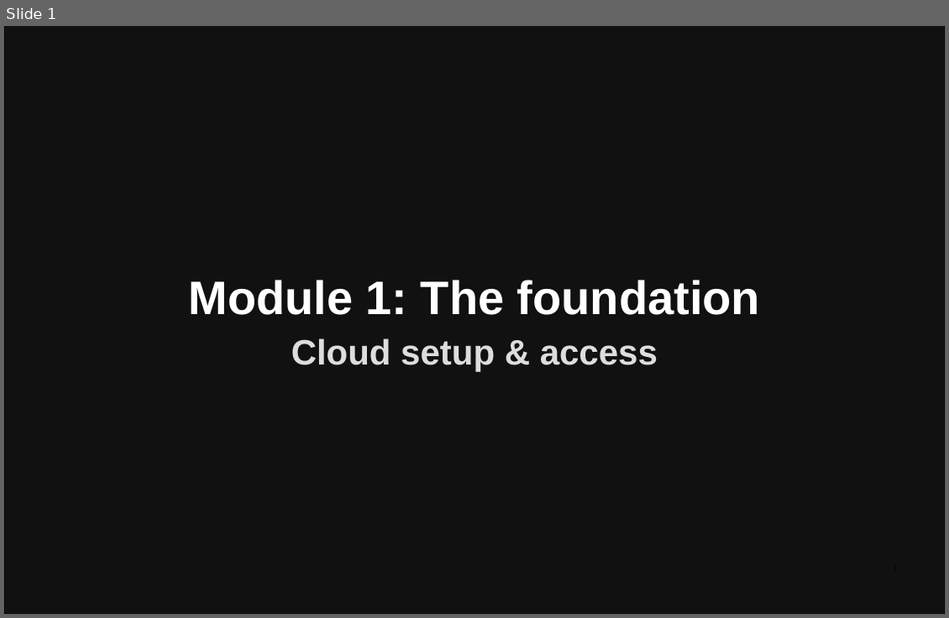
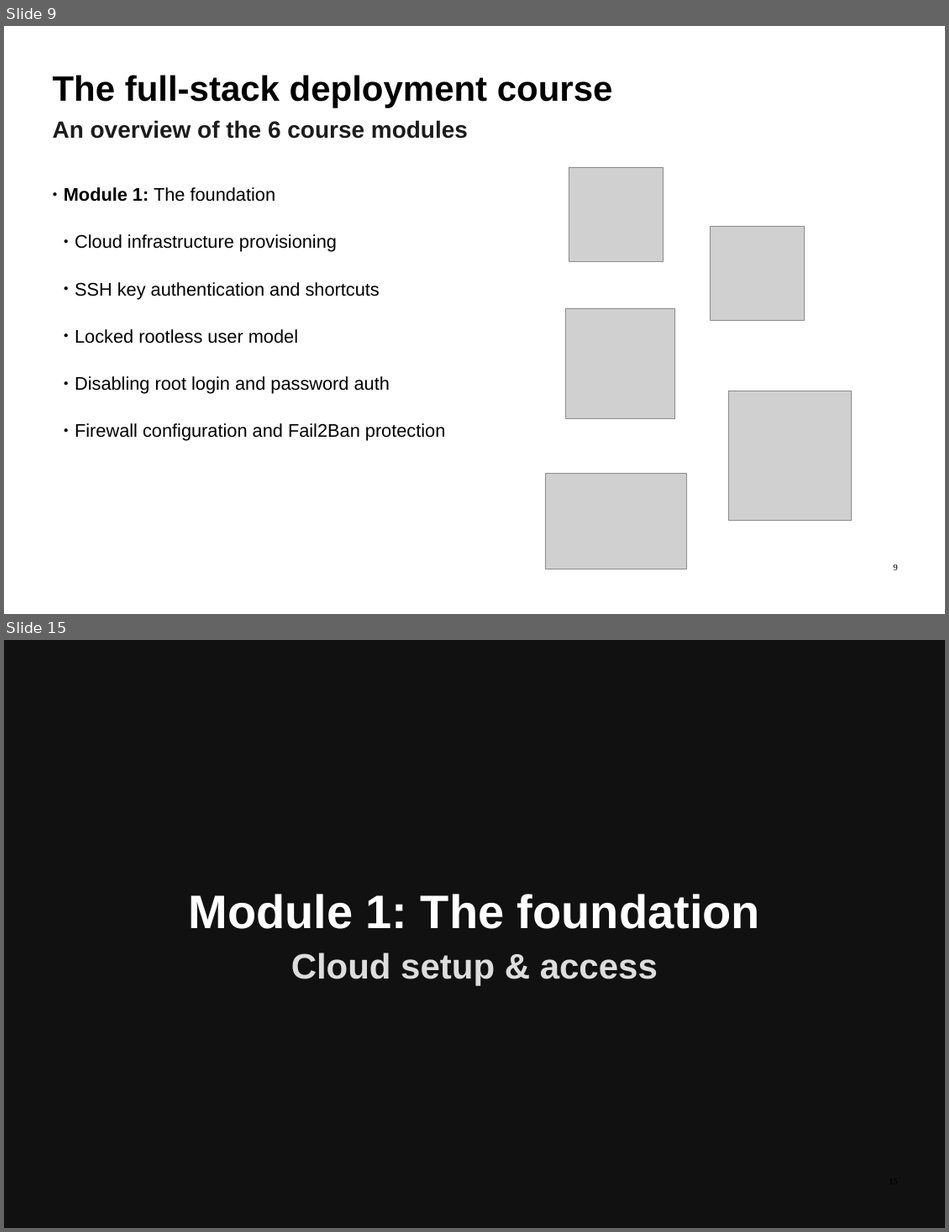
Before and after one commit to ImadSaddik/FullStackDeploymentHandbook, a slide deck: course-assets/slides/full_stack_deployment_guide.odp. Shown one above the other, each under a label of ours: slide 1 before the commit, slides 9 and 15 after it; the slides between them are not shown. The pictures are 949x618 and 949x1232 pixels, drawn with LibreOffice and Linux fonts; fonts in the diff are those of the drawing; grey boxes stand for pictures. Boxes give left, top, right and bottom in pixels: in the first picture for what was removed or moved away, otherwise in the second. Text is boxed around its words. In the diff, an @@ line names an element or a change of style, - is before the commit and + after.

```diff
--- a/course-assets/slides/full_stack_deployment_guide.odp
+++ b/course-assets/slides/full_stack_deployment_guide.odp
@@ slide 9 added at (4, 26, 945, 614), background #FFFFFF @@
@@ text added at (53, 75, 613, 107), 54 pt, text #000000, bold @@
+The full-stack deployment course
@@ text added at (53, 120, 468, 139), 36 pt, text #1C1C1C, bold @@
+An overview of the 6 course modules
@@ picture added at (568, 167, 663, 261) @@
@@ text added at (64, 187, 446, 441), 28 pt, text #000000 @@
+● Module 1: The foundation
+  ● Cloud infrastructure provisioning
+  ● SSH key authentication and shortcuts
+  ● Locked rootless user model
+  ● Disabling root login and password auth
+  ● Firewall configuration and Fail2Ban protection
@@ picture added at (710, 226, 804, 320) @@
@@ picture added at (565, 308, 674, 418) @@
@@ picture added at (728, 391, 851, 520) @@
@@ picture added at (545, 473, 686, 569) @@
@@ page number added at (893, 564, 897, 570), 14 pt, text #000000 @@
+9
@@ what was slide 1 is now slide 15 @@
```
Also in this commit, not shown: 13 other slides added.
